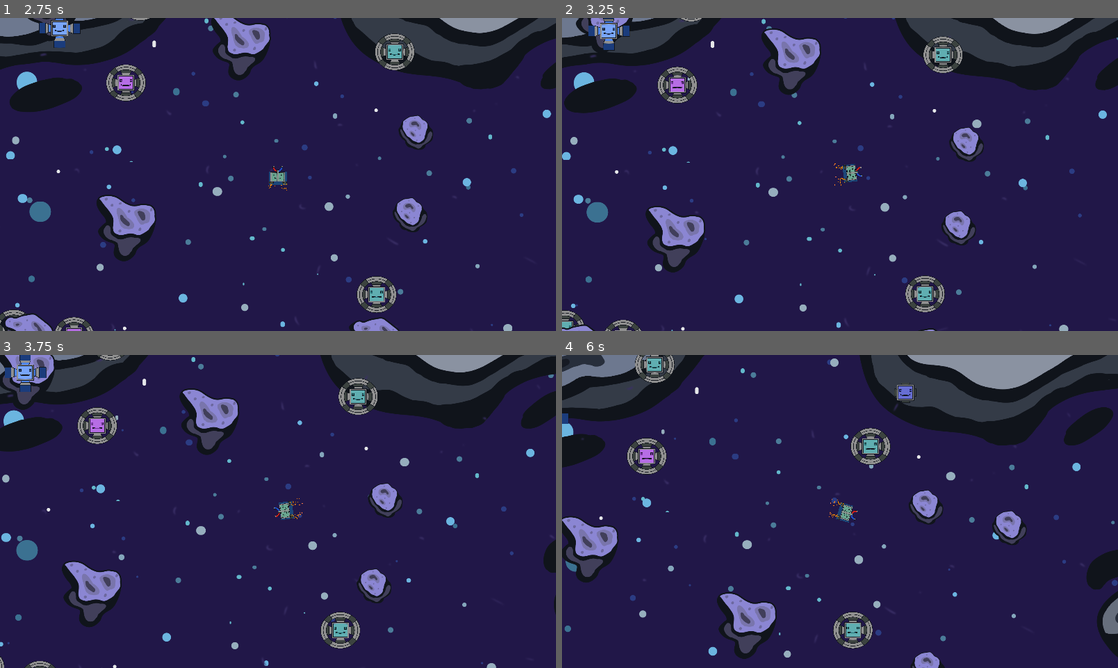
Above: before the commit, frames 1-4 (two rows, left to right).
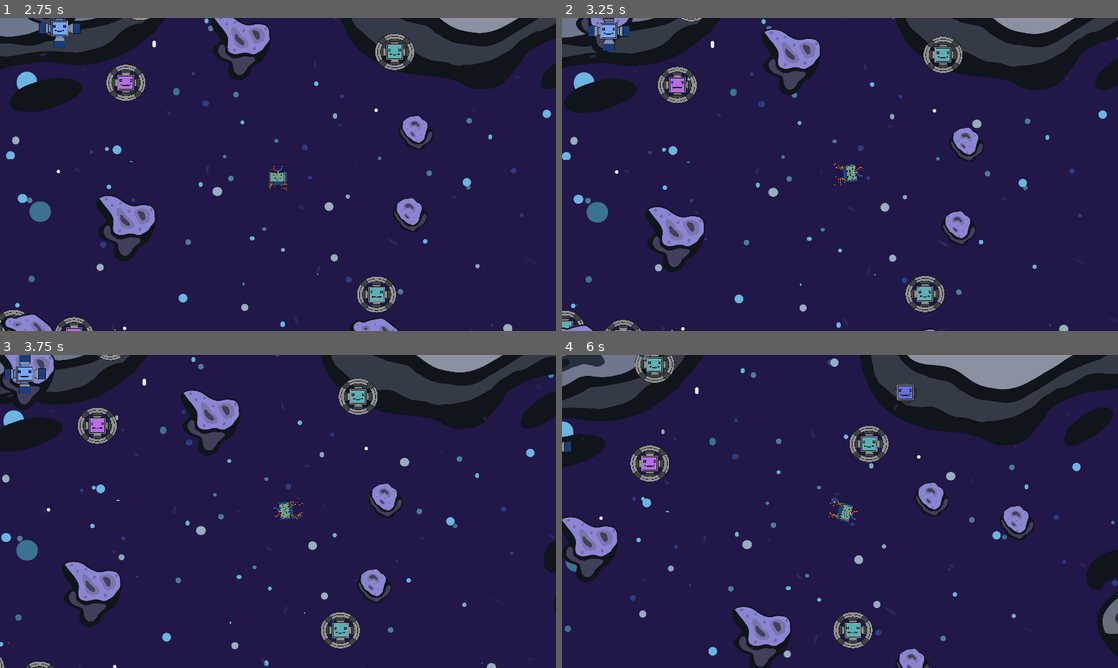
Above: after the commit, the same moments.

Repository: game-jam-team-gut/not-so-lonely
Game: Godot game, scene res://MainMenu.tscn
Two runs of this game, one before a commit and one after it. Both use one fixed random seed, a clock stepped at 60 frames per second and the inputs below.
Inputs (mouse positions are in pixels of both pictures, inside the frame that each line leads up to):
- Up to frame 1 (2.75 s): click "CREDITS" at 0.5 s; click "BACK TO MAIN MENU" at 1.25 s; click "PLAY" at 2 s
- Up to frame 2 (3.25 s): move the mouse to (962, 158) at 2.77 s; press the mouse at (962, 158) at 2.78 s
- Up to frame 3 (3.75 s): move the mouse to (166, 527) at 3.52 s; release the mouse at (166, 527) at 3.53 s; right-click (166, 527) at 3.6 s; click (166, 527) at 3.67 s
- Up to frame 4 (6 s): move the mouse to (895, 442) at 4.27 s; press the mouse at (895, 442) at 4.28 s; move the mouse to (812, 574) at 5.02 s; release the mouse at (812, 574) at 5.03 s; right-click (812, 574) at 5.1 s; click (812, 574) at 5.17 s; move the mouse to (1006, 558) at 5.77 s; press the mouse at (1006, 558) at 5.78 s

Frame 1 is identical in both runs. In frame 2, less than 0.1% of the frame differs, in the area x 4-47%, y 0-25%; in frame 3, 0.6%; in frame 4, 4.7%, in the area x 0-85%, y 18-100%.

Commit message:
Fils structure

Diff:
--- a/Credits.tscn
+++ b/Credits.tscn
@@ -1,10 +1,10 @@
 [gd_scene load_steps=7 format=2]
 
 [ext_resource path="res://Credits/credits_background.png" type="Texture" id=1]
-[ext_resource path="res://MainMenu/SpaceQuest-Xj4o.ttf" type="DynamicFontData" id=2]
+[ext_resource path="res://MainMenu/Font.ttf" type="DynamicFontData" id=2]
 [ext_resource path="res://MainMenu/Font.tres" type="DynamicFont" id=3]
 [ext_resource path="res://Credits/Credits.gd" type="Script" id=4]
-[ext_resource path="res://Credits/robot_3.mp3" type="AudioStream" id=5]
+[ext_resource path="res://Credits/credits.mp3" type="AudioStream" id=5]
 
 [sub_resource type="DynamicFont" id=1]
 size = 84
--- a/MainMenu.tscn
+++ b/MainMenu.tscn
@@ -1,10 +1,10 @@
 [gd_scene load_steps=7 format=2]
 
 [ext_resource path="res://MainMenu/main_menu_background.png" type="Texture" id=1]
-[ext_resource path="res://MainMenu/SpaceQuest-Xj4o.ttf" type="DynamicFontData" id=2]
+[ext_resource path="res://MainMenu/Font.ttf" type="DynamicFontData" id=2]
 [ext_resource path="res://MainMenu/Font.tres" type="DynamicFont" id=3]
 [ext_resource path="res://MainMenu/MainMenu.gd" type="Script" id=4]
-[ext_resource path="res://MainMenu/robot_2.mp3" type="AudioStream" id=5]
+[ext_resource path="res://MainMenu/main_menu.mp3" type="AudioStream" id=5]
 
 [sub_resource type="DynamicFont" id=1]
 size = 168
--- a/MainMenu/Font.tres
+++ b/MainMenu/Font.tres
@@ -1,6 +1,6 @@
 [gd_resource type="DynamicFont" load_steps=2 format=2]
 
-[ext_resource path="res://MainMenu/SpaceQuest-Xj4o.ttf" type="DynamicFontData" id=1]
+[ext_resource path="res://MainMenu/Font.ttf" type="DynamicFontData" id=1]
 
 [resource]
 size = 48
--- a/Space.tscn
+++ b/Space.tscn
@@ -1,9 +1,10 @@
 [gd_scene load_steps=5 format=2]
 
 [ext_resource path="res://Space/Barney.tscn" type="PackedScene" id=1]
-[ext_resource path="res://Space/robot_1.mp3" type="AudioStream" id=2]
+[ext_resource path="res://Space/space.mp3" type="AudioStream" id=2]
 [ext_resource path="res://Space/ParallaxBackground.tscn" type="PackedScene" id=3]
 [ext_resource path="res://Space/RobotSpawner.tscn" type="PackedScene" id=4]
+
 
 [node name="World" type="Node2D"]
 
--- a/Space/Asteroid1.tscn
+++ b/Space/Asteroid1.tscn
@@ -1,8 +1,9 @@
 [gd_scene load_steps=4 format=2]
 
-[ext_resource path="res://Space/Asteroids/asteroid1.png" type="Texture" id=1]
-[ext_resource path="res://Space/ForeignRobot/ForeignRobot.gd" type="Script" id=2]
-[ext_resource path="res://Space/ForeignRobot/ForeignRobotStateMachine.gd" type="Script" id=3]
+[ext_resource path="res://Space/Entity/Asteroid/asteroid1.png" type="Texture" id=1]
+[ext_resource path="res://Space/Entity/Entity.gd" type="Script" id=2]
+[ext_resource path="res://Space/Entity/EntityStateMachine.gd" type="Script" id=3]
+
 
 [node name="Asteroid1" type="RigidBody2D" groups=[
 "Asteroid",
--- a/Space/Asteroid2.tscn
+++ b/Space/Asteroid2.tscn
@@ -1,8 +1,9 @@
 [gd_scene load_steps=4 format=2]
 
-[ext_resource path="res://Space/Asteroids/asteroid2.png" type="Texture" id=1]
-[ext_resource path="res://Space/ForeignRobot/ForeignRobot.gd" type="Script" id=2]
-[ext_resource path="res://Space/ForeignRobot/ForeignRobotStateMachine.gd" type="Script" id=3]
+[ext_resource path="res://Space/Entity/Asteroid/asteroid2.png" type="Texture" id=1]
+[ext_resource path="res://Space/Entity/Entity.gd" type="Script" id=2]
+[ext_resource path="res://Space/Entity/EntityStateMachine.gd" type="Script" id=3]
+
 
 [node name="Asteroid2" type="RigidBody2D" groups=[
 "Asteroid",
--- a/Space/Asteroid3.tscn
+++ b/Space/Asteroid3.tscn
@@ -1,8 +1,9 @@
 [gd_scene load_steps=4 format=2]
 
-[ext_resource path="res://Space/Asteroids/asteroid3.png" type="Texture" id=1]
-[ext_resource path="res://Space/ForeignRobot/ForeignRobot.gd" type="Script" id=2]
-[ext_resource path="res://Space/ForeignRobot/ForeignRobotStateMachine.gd" type="Script" id=3]
+[ext_resource path="res://Space/Entity/Asteroid/asteroid3.png" type="Texture" id=1]
+[ext_resource path="res://Space/Entity/Entity.gd" type="Script" id=2]
+[ext_resource path="res://Space/Entity/EntityStateMachine.gd" type="Script" id=3]
+
 
 [node name="Asteroid3" type="RigidBody2D" groups=[
 "Asteroid",
--- a/Space/ForeignRobot1.tscn
+++ b/Space/ForeignRobot1.tscn
@@ -1,8 +1,9 @@
 [gd_scene load_steps=5 format=2]
 
-[ext_resource path="res://Space/ForeignRobot/foreign_robot_1.png" type="Texture" id=1]
-[ext_resource path="res://Space/ForeignRobot/ForeignRobotStateMachine.gd" type="Script" id=2]
-[ext_resource path="res://Space/ForeignRobot/ForeignRobot.gd" type="Script" id=3]
+[ext_resource path="res://Space/Entity/ForeignRobot/foreign_robot_1.png" type="Texture" id=1]
+[ext_resource path="res://Space/Entity/EntityStateMachine.gd" type="Script" id=2]
+[ext_resource path="res://Space/Entity/Entity.gd" type="Script" id=3]
+
 
 [sub_resource type="CircleShape2D" id=1]
 radius = 65.7721
--- a/Space/ForeignRobot2.tscn
+++ b/Space/ForeignRobot2.tscn
@@ -1,8 +1,9 @@
 [gd_scene load_steps=5 format=2]
 
-[ext_resource path="res://Space/ForeignRobot/foreign_robot_2.png" type="Texture" id=1]
-[ext_resource path="res://Space/ForeignRobot/ForeignRobotStateMachine.gd" type="Script" id=2]
-[ext_resource path="res://Space/ForeignRobot/ForeignRobot.gd" type="Script" id=3]
+[ext_resource path="res://Space/Entity/ForeignRobot/foreign_robot_2.png" type="Texture" id=1]
+[ext_resource path="res://Space/Entity/EntityStateMachine.gd" type="Script" id=2]
+[ext_resource path="res://Space/Entity/Entity.gd" type="Script" id=3]
+
 
 [sub_resource type="CircleShape2D" id=1]
 radius = 65.7721
--- a/Space/ForeignRobot3.tscn
+++ b/Space/ForeignRobot3.tscn
@@ -1,8 +1,9 @@
 [gd_scene load_steps=5 format=2]
 
-[ext_resource path="res://Space/ForeignRobot/foreign_robot_3.png" type="Texture" id=1]
-[ext_resource path="res://Space/ForeignRobot/ForeignRobotStateMachine.gd" type="Script" id=2]
-[ext_resource path="res://Space/ForeignRobot/ForeignRobot.gd" type="Script" id=3]
+[ext_resource path="res://Space/Entity/ForeignRobot/foreign_robot_3.png" type="Texture" id=1]
+[ext_resource path="res://Space/Entity/EntityStateMachine.gd" type="Script" id=2]
+[ext_resource path="res://Space/Entity/Entity.gd" type="Script" id=3]
+
 
 [sub_resource type="CircleShape2D" id=1]
 radius = 65.7721
--- a/Space/ForeignRobot4.tscn
+++ b/Space/ForeignRobot4.tscn
@@ -1,8 +1,9 @@
 [gd_scene load_steps=5 format=2]
 
-[ext_resource path="res://Space/ForeignRobot/foreign_robot_4.png" type="Texture" id=1]
-[ext_resource path="res://Space/ForeignRobot/ForeignRobotStateMachine.gd" type="Script" id=2]
-[ext_resource path="res://Space/ForeignRobot/ForeignRobot.gd" type="Script" id=3]
+[ext_resource path="res://Space/Entity/ForeignRobot/foreign_robot_4.png" type="Texture" id=1]
+[ext_resource path="res://Space/Entity/EntityStateMachine.gd" type="Script" id=2]
+[ext_resource path="res://Space/Entity/Entity.gd" type="Script" id=3]
+
 
 [sub_resource type="RectangleShape2D" id=1]
 extents = Vector2( 40.8353, 35.416 )
--- a/Space/ForeignRobot5.tscn
+++ b/Space/ForeignRobot5.tscn
@@ -1,8 +1,9 @@
 [gd_scene load_steps=5 format=2]
 
-[ext_resource path="res://Space/ForeignRobot/foreign_robot_5.png" type="Texture" id=1]
-[ext_resource path="res://Space/ForeignRobot/ForeignRobotStateMachine.gd" type="Script" id=2]
-[ext_resource path="res://Space/ForeignRobot/ForeignRobot.gd" type="Script" id=3]
+[ext_resource path="res://Space/Entity/ForeignRobot/foreign_robot_5.png" type="Texture" id=1]
+[ext_resource path="res://Space/Entity/EntityStateMachine.gd" type="Script" id=2]
+[ext_resource path="res://Space/Entity/Entity.gd" type="Script" id=3]
+
 
 [sub_resource type="RectangleShape2D" id=1]
 extents = Vector2( 40.8353, 35.416 )
--- a/Space/ForeignRobot6.tscn
+++ b/Space/ForeignRobot6.tscn
@@ -1,8 +1,9 @@
 [gd_scene load_steps=5 format=2]
 
-[ext_resource path="res://Space/ForeignRobot/foreign_robot_6.png" type="Texture" id=1]
-[ext_resource path="res://Space/ForeignRobot/ForeignRobotStateMachine.gd" type="Script" id=2]
-[ext_resource path="res://Space/ForeignRobot/ForeignRobot.gd" type="Script" id=3]
+[ext_resource path="res://Space/Entity/ForeignRobot/foreign_robot_6.png" type="Texture" id=1]
+[ext_resource path="res://Space/Entity/EntityStateMachine.gd" type="Script" id=2]
+[ext_resource path="res://Space/Entity/Entity.gd" type="Script" id=3]
+
 
 [sub_resource type="RectangleShape2D" id=1]
 extents = Vector2( 40.8353, 35.416 )
--- a/Space/ForeignRobot7.tscn
+++ b/Space/ForeignRobot7.tscn
@@ -1,8 +1,9 @@
 [gd_scene load_steps=6 format=2]
 
-[ext_resource path="res://Space/ForeignRobot/foreign_robot_7.png" type="Texture" id=1]
-[ext_resource path="res://Space/ForeignRobot/ForeignRobotStateMachine.gd" type="Script" id=2]
-[ext_resource path="res://Space/ForeignRobot/ForeignRobot.gd" type="Script" id=3]
+[ext_resource path="res://Space/Entity/ForeignRobot/foreign_robot_7.png" type="Texture" id=1]
+[ext_resource path="res://Space/Entity/EntityStateMachine.gd" type="Script" id=2]
+[ext_resource path="res://Space/Entity/Entity.gd" type="Script" id=3]
+
 
 [sub_resource type="RectangleShape2D" id=1]
 extents = Vector2( 32.5109, 66.93 )
--- a/Space/ForeignRobot8.tscn
+++ b/Space/ForeignRobot8.tscn
@@ -1,8 +1,9 @@
 [gd_scene load_steps=6 format=2]
 
-[ext_resource path="res://Space/ForeignRobot/foreign_robot_8.png" type="Texture" id=1]
-[ext_resource path="res://Space/ForeignRobot/ForeignRobotStateMachine.gd" type="Script" id=2]
-[ext_resource path="res://Space/ForeignRobot/ForeignRobot.gd" type="Script" id=3]
+[ext_resource path="res://Space/Entity/ForeignRobot/foreign_robot_8.png" type="Texture" id=1]
+[ext_resource path="res://Space/Entity/EntityStateMachine.gd" type="Script" id=2]
+[ext_resource path="res://Space/Entity/Entity.gd" type="Script" id=3]
+
 
 [sub_resource type="RectangleShape2D" id=1]
 extents = Vector2( 52.4123, 45.8878 )
--- a/Space/ForeignRobot9.tscn
+++ b/Space/ForeignRobot9.tscn
@@ -1,8 +1,9 @@
 [gd_scene load_steps=7 format=2]
 
-[ext_resource path="res://Space/ForeignRobot/foreign_robot_9.png" type="Texture" id=1]
-[ext_resource path="res://Space/ForeignRobot/ForeignRobotStateMachine.gd" type="Script" id=2]
-[ext_resource path="res://Space/ForeignRobot/ForeignRobot.gd" type="Script" id=3]
+[ext_resource path="res://Space/Entity/ForeignRobot/foreign_robot_9.png" type="Texture" id=1]
+[ext_resource path="res://Space/Entity/EntityStateMachine.gd" type="Script" id=2]
+[ext_resource path="res://Space/Entity/Entity.gd" type="Script" id=3]
+
 
 [sub_resource type="RectangleShape2D" id=1]
 extents = Vector2( 181.238, 139.915 )
Not shown, added: Credits/credits.mp3.import
Not shown, removed: Credits/robot_3.mp3.import
Renamed: MainMenu/SpaceQuest-Xj4o.ttf -> MainMenu/Font.ttf
Not shown, added: MainMenu/main_menu.mp3.import
Not shown, removed: MainMenu/robot_2.mp3.import
Renamed: Space/Asteroids/asteroid1.png -> Space/Entity/Asteroid/asteroid1.png
Not shown, changed: Space/Entity/Asteroid/asteroid1.png.import
Renamed: Space/Asteroids/asteroid2.png -> Space/Entity/Asteroid/asteroid2.png
Not shown, changed: Space/Entity/Asteroid/asteroid2.png.import
Renamed: Space/Asteroids/asteroid3.png -> Space/Entity/Asteroid/asteroid3.png
Not shown, changed: Space/Entity/Asteroid/asteroid3.png.import
Renamed: Space/ForeignRobot/ForeignRobot.gd -> Space/Entity/Entity.gd
(and 25 more such lines)
